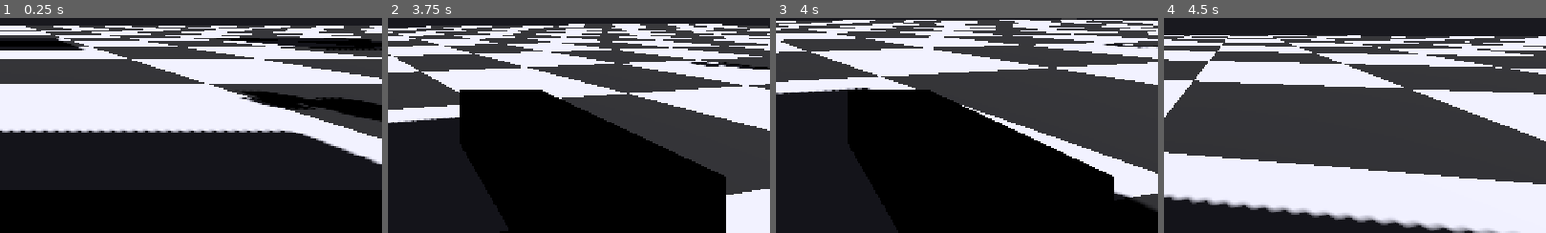
Above: before the commit, frames 1-4 (left to right).
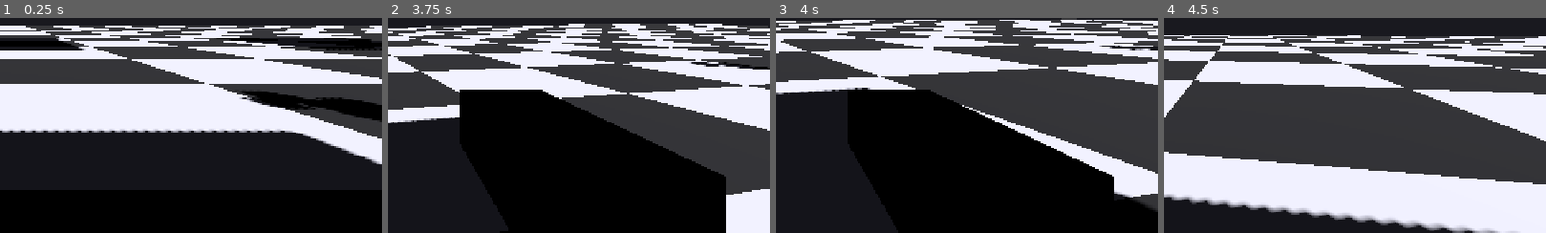
Above: after the commit, the same moments.

Repository: radomirsky/190K-G.O.P
Game: Godot game, scene res://main.tscn
Same seed, same stepped clock (60 frames per second), same inputs: the game is played once before the commit and once after it.
Inputs (mouse positions are % of the whole screen's width and height, from its top left):
- Up to frame 1 (0.25 s): no input
- Up to frame 2 (3.75 s): tap Enter at 0.5 s; move the mouse to (55, 50) at 0.52 s; hold W from 0.53 s (still down); tap E at 0.6 s; click (55, 50) at 0.67 s; tap Space at 0.77, 1.52, 3.02 s; move the mouse to (45, 50) at 1.27 s; tap Shift at 1.35 s; move the mouse to (52, 48) at 2.02 s; tap 1 at 2.1 s; move the mouse to (49, 52) at 2.77 s; tap 2 at 2.85 s; click (49, 52) at 2.92 s; move the mouse to (57, 51) at 3.52 s; tap 3 at 3.6 s
- Up to frame 3 (4 s): keep holding W; tap Space at 3.77 s
- Up to frame 4 (4.5 s): keep holding W; move the mouse to (42, 49) at 4.27 s; tap 4 at 4.35 s
The pictures show only the part of the screen within x 50-100%, y 50-100%; the shares and areas given below are measured in that part.

Frames 1-2 are identical in both runs. In frame 3, 0.3% of the frame differs, in the area x 84-100%, y 12-16%; in frame 4, nothing differs.

Commit message:
Add vision mechanics to enemy: Implemented vision range, line of sight checks, and aggro behavior to enhance enemy tracking and engagement with the player.

Diff:
--- a/enemy.gd
+++ b/enemy.gd
@@ -12,6 +12,10 @@
 @export var touch_damage: int = 8
 @export var touch_distance: float = 2.1
 @export var attack_cooldown_sec: float = 0.45
+## "Видит игрока": дистанция и проверка лучом. Как только увидел один раз — всегда агрится.
+@export var vision_range: float = 28.0
+@export var vision_ray_height: float = 1.1
+@export var vision_requires_line_of_sight: bool = true
 @export var death_shard_impulse: float = 8.0
 @export var death_shard_up: float = 3.5
 @export var max_hp: int = 5
@@ -48,6 +52,7 @@
 var _base_color: Color = Color(0.22, 0.95, 0.35, 1.0)
 var _scale_applied: bool = false
 var _thrown_stun: float = 0.0
+var _aggro: bool = false
 
 @onready var _break_area: Area3D = $BreakArea
 
@@ -155,8 +160,8 @@
 		return
 	if _dead:
 		return
-	if _player == null or not is_instance_valid(_player):
-		_player = get_node_or_null(player_path) as Node3D
+	# Всегда пытаемся резолвить игрока (включая fallback по группе).
+	_player = _resolve_player()
 
 	_break_cd = maxf(_break_cd - delta, 0.0)
 	_attack_cd = maxf(_attack_cd - delta, 0.0)
@@ -169,19 +174,55 @@
 	velocity.y -= gravity * delta
 
 	if _player:
+		# Как только "увидели" игрока — сразу агро и погоня/атака.
+		if not _aggro and _can_see_player():
+			_aggro = true
 		_try_damage_player()
-		var dir := _compute_chase_dir()
-		if dir.length_squared() > 0.0001:
-			# Всегда преследуем игрока. После броска лишь чуть "мягче" подруливаем,
-			# чтобы полёт/импульс сохранялся, но цель всё равно была игрок.
-			var steer := 1.0 - exp(-accel * delta)
-			if _thrown_stun > 0.0:
-				steer *= 0.18
-			var target_xz := dir * move_speed
-			velocity.x = lerpf(velocity.x, target_xz.x, steer)
-			velocity.z = lerpf(velocity.z, target_xz.z, steer)
+		if _aggro:
+			var dir := _compute_chase_dir()
+			if dir.length_squared() > 0.0001:
+				# Всегда преследуем игрока. После броска лишь чуть "мягче" подруливаем,
+				# чтобы полёт/импульс сохранялся, но цель всё равно была игрок.
+				var steer := 1.0 - exp(-accel * delta)
+				if _thrown_stun > 0.0:
+					steer *= 0.18
+				var target_xz := dir * move_speed
+				velocity.x = lerpf(velocity.x, target_xz.x, steer)
+				velocity.z = lerpf(velocity.z, target_xz.z, steer)
 
 	move_and_slide()
+
+
+func _can_see_player() -> bool:
+	if _player == null or not is_instance_valid(_player):
+		return false
+	var to_p := _player.global_position - global_position
+	to_p.y = 0.0
+	if to_p.length_squared() > vision_range * vision_range:
+		return false
+	if not vision_requires_line_of_sight:
+		return true
+	var space := get_world_3d().direct_space_state
+	var from := global_position + Vector3.UP * vision_ray_height
+	var to := _player.global_position + Vector3.UP * vision_ray_height
+	var q := PhysicsRayQueryParameters3D.create(from, to)
+	q.collide_with_areas = false
+	q.collide_with_bodies = true
+	q.exclude = [get_rid()]
+	var hit := space.intersect_ray(q)
+	if hit.is_empty():
+		return true
+	var col := hit.get("collider", null)
+	if col == null:
+		return true
+	# Если по пути первым попался сам игрок/его часть — видим.
+	if col is Node:
+		var n := col as Node
+		while n != null:
+			if n == _player:
+				return true
+			n = n.get_parent()
+	return false
 
 
 func _compute_chase_dir() -> Vector3:
@@ -244,6 +285,11 @@
 	if _player != null and is_instance_valid(_player):
 		return _player
 	_player = get_node_or_null(player_path) as Node3D
+	if _player == null or not is_instance_valid(_player):
+		# Fallback: в сцене игрок всегда в группе "player".
+		var ps := get_tree().get_nodes_in_group("player")
+		if ps.size() > 0 and ps[0] is Node3D:
+			_player = ps[0] as Node3D
 	return _player
 
 
